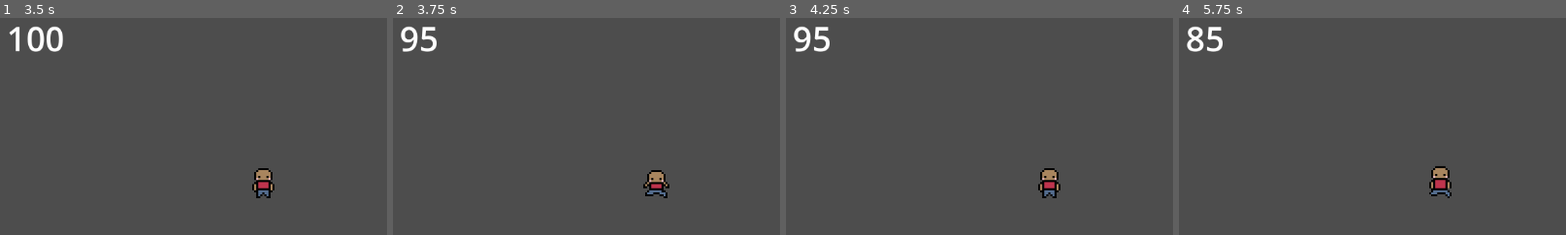
Above: before the commit, frames 1-4 (left to right).
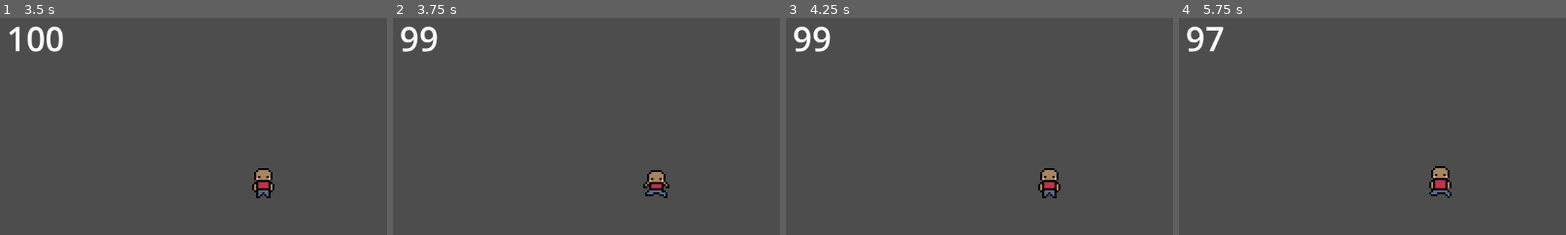
Above: after the commit, the same moments.

Repository: m6parker/tethered
Game: Godot game, scene res://src/levels/world_one.tscn
Same seed, same stepped clock (60 frames per second), same inputs: the game is played once before the commit and once after it.
Inputs:
- Up to frame 1 (3.5 s): hold Up (up) 0.53-2.03 s; hold Left (left) from 2.03 s (still down)
- Up to frame 2 (3.75 s): release Left (left) at 3.53 s; hold Down (down) from 3.53 s (still down)
- Up to frame 3 (4.25 s): keep holding Down (down)
- Up to frame 4 (5.75 s): release Down (down) at 4.28 s; hold Right (right) 4.28-5.03 s; hold Up (up) from 5.03 s (still down)
The pictures show only the part of the screen within x 16-66%, y 12-62%; the shares and areas given below are measured in that part.

Frame 1 is identical in both runs. In frame 2, 0.2% of the frame differs, in the area x 7-12%, y 4-16%; in frame 3, 0.2%; in frame 4, 0.5%, in the area x 2-12%, y 4-16%.

Commit message:
added item types for health and oxygen

Diff:
--- a/globals.gd
+++ b/globals.gd
@@ -21,7 +21,11 @@
 		oxygen_changed.emit()
 
 func add_health(amount: int):
-	health = health + amount
+	var new_health = health + amount
+	if new_health > 100:
+		health = 100
+	else:
+		health = health + amount
 	health_changed.emit()
 
 func remove_health(amount: int):
@@ -37,8 +41,11 @@
 	health = 100
 	get_tree().reload_current_scene()
 
-func collect_item() -> void:
-	add_oxygen(10)
+func collect_item(item_type: String) -> void:
+	if item_type == "oxygen":
+		add_oxygen(10)
+	elif item_type == "health":
+		add_health(5)
 
 # automatically called
 func _on_oxygen_changed():
@@ -46,4 +53,5 @@
 	pass
 
 func _on_health_changed():
+	# todo - sound effects
 	pass
--- a/src/entities/player.gd
+++ b/src/entities/player.gd
@@ -46,7 +46,7 @@
 		suffocation_timer += delta
 		if suffocation_timer >= suffocation_interval:
 			suffocation_timer = 0.0
-			Globals.remove_health(5) # dammage amount
+			Globals.remove_health(1) # dammage amount
 	else:
 		# reset time if oxygen is found
 		suffocation_timer = 0.0
--- a/src/items/oxygen.gd
+++ b/src/items/item.gd
@@ -1,4 +1,6 @@
 extends Area2D
+
+@export var item_type:String
 
 func _ready() -> void:
 	if not area_entered.is_connected(_on_area_entered):
@@ -9,5 +11,5 @@
 		collect()
 
 func collect() -> void:
-	Globals.collect_item()
+	Globals.collect_item(item_type)
 	queue_free()
--- a/src/items/oxygen.tscn
+++ b/src/items/item.tscn
@@ -1,12 +1,12 @@
 [gd_scene format=3 uid="uid://5wxccyrdl8xv"]
 
-[ext_resource type="Script" uid="uid://upo5f63d5uh0" path="res://src/items/oxygen.gd" id="1_j3mkc"]
+[ext_resource type="Script" uid="uid://upo5f63d5uh0" path="res://src/items/item.gd" id="1_j3mkc"]
 [ext_resource type="Texture2D" uid="uid://cak5tjjc2bcfs" path="res://assets/items/oxygen.png" id="1_skgxn"]
 
 [sub_resource type="RectangleShape2D" id="RectangleShape2D_j3mkc"]
 size = Vector2(32, 32)
 
-[node name="oxygen" type="Area2D" unique_id=1862983925]
+[node name="item" type="Area2D" unique_id=1862983925]
 script = ExtResource("1_j3mkc")
 
 [node name="CollisionShape2D" type="CollisionShape2D" parent="." unique_id=313912552]
--- a/src/levels/world_one.tscn
+++ b/src/levels/world_one.tscn
@@ -1,7 +1,7 @@
 [gd_scene format=4 uid="uid://burfrn7bqgt15"]
 
 [ext_resource type="Texture2D" uid="uid://bekw5aj7h2iic" path="res://assets/tilesets/side_scroll_tileset_one.png" id="1_4xf3m"]
-[ext_resource type="PackedScene" uid="uid://5wxccyrdl8xv" path="res://src/items/oxygen.tscn" id="2_1ycqk"]
+[ext_resource type="PackedScene" uid="uid://5wxccyrdl8xv" path="res://src/items/item.tscn" id="2_1ycqk"]
 [ext_resource type="PackedScene" uid="uid://dcyjqy6yowgja" path="res://src/entities/player.tscn" id="2_4xf3m"]
 
 [sub_resource type="TileSetAtlasSource" id="TileSetAtlasSource_4xf3m"]
@@ -98,11 +98,13 @@
 [node name="items" type="TileMapLayer" parent="map" unique_id=170210139]
 tile_set = SubResource("TileSet_1ycqk")
 
-[node name="oxygen" parent="map/items" unique_id=49752568 instance=ExtResource("2_1ycqk")]
-position = Vector2(539, 560)
+[node name="item" parent="map/items" unique_id=1862983925 instance=ExtResource("2_1ycqk")]
+position = Vector2(485, 512)
+item_type = "oxygen"
 
-[node name="oxygen2" parent="map/items" unique_id=1862983925 instance=ExtResource("2_1ycqk")]
-position = Vector2(502, 214)
+[node name="item2" parent="map/items" unique_id=839840248 instance=ExtResource("2_1ycqk")]
+position = Vector2(699, 398)
+item_type = "health"
 
 [node name="Player" parent="." unique_id=1678218356 instance=ExtResource("2_4xf3m")]
 position = Vector2(75, 408)
Renamed: src/items/oxygen.gd.uid -> src/items/item.gd.uid
